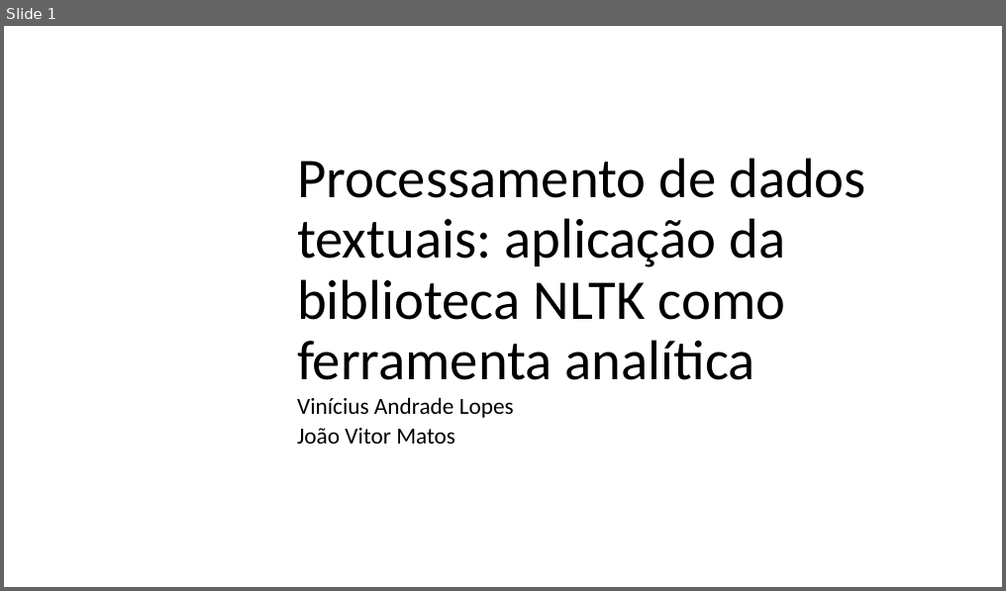
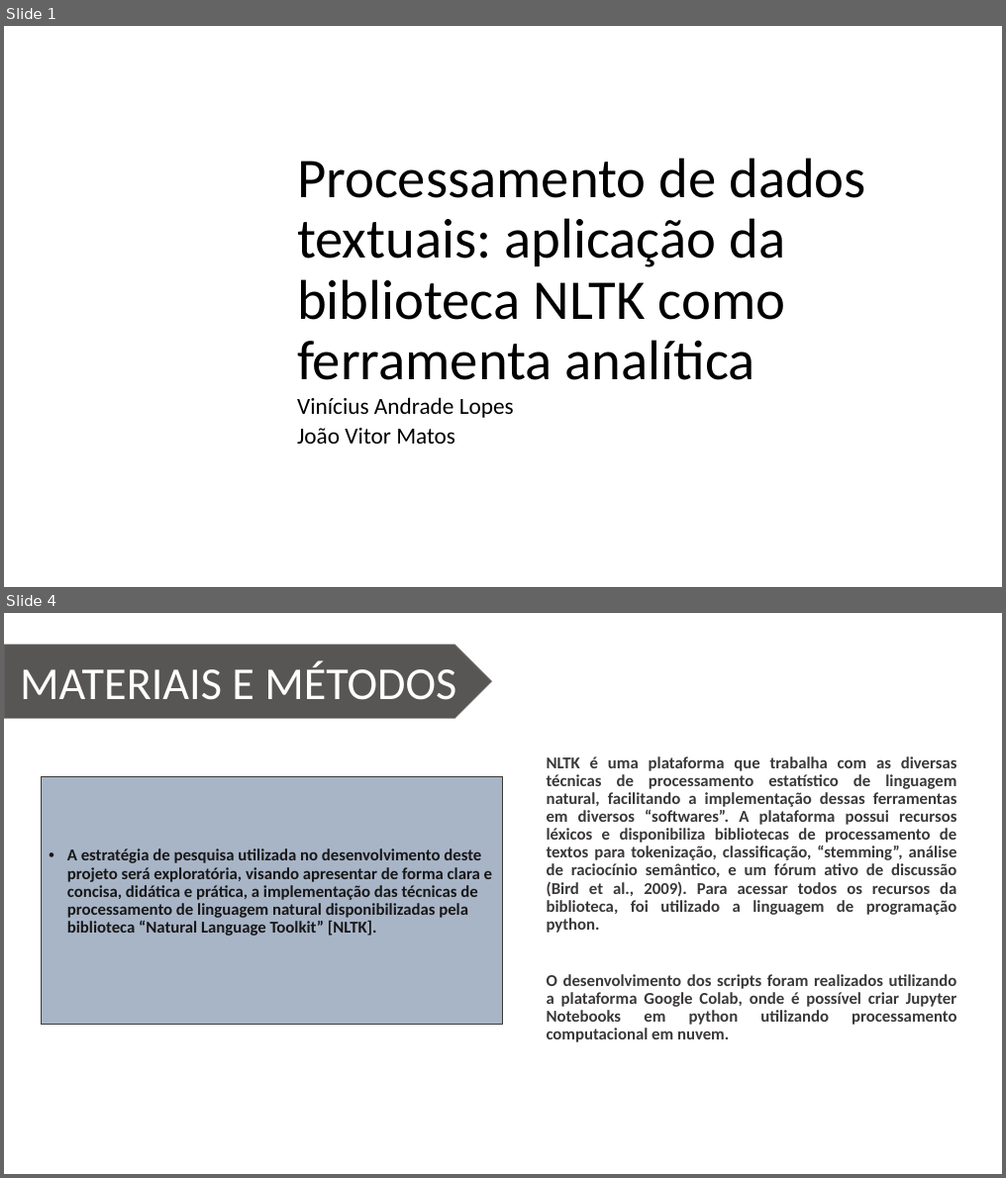
Before and after one commit to Wiryco/Natural-Language-Analysis-And-Processing, a slide deck: Apresentação TCC - Vinícius Andrade Lopes.pptx. Shown one above the other, each under a label of ours: slide 1 before the commit, slides 1 and 4 after it; the slides between them are not shown. The pictures are 1006x591 and 1006x1178 pixels, drawn with LibreOffice and Linux fonts; fonts in the diff are those of the drawing; background and template pictures are left out. Boxes give left, top, right and bottom in pixels: in the first picture for what was removed or moved away, otherwise in the second. Text is boxed around its words. In the diff, an @@ line names an element or a change of style, - is before the commit and + after.

```diff
--- a/Apresentação TCC - Vinícius Andrade Lopes.pptx
+++ b/Apresentação TCC - Vinícius Andrade Lopes.pptx
@@ slide 4 added at (4,613,1002,1174), background picture (left out) @@
@@ pentagon arrow added at (4,645,492,719), fill #3B3838 at 85% opacity, outline #A5A5A5 0.5 pt, 44 pt, text #FFFFFF @@
+MATERIAIS E MÉTODOS
@@ text added at (547,757,957,1043), 16 pt, text #3B3838, bold @@
+NLTK é uma plataforma que trabalha com as diversas técnicas de processamento estatístico de linguagem natural, facilitando a implementação dessas ferramentas em diversos “softwares”. A plataforma possui recursos léxicos e disponibiliza bibliotecas de processamento de textos para tokenização, classificação, “stemming”, análise de raciocínio semântico, e um fórum ativo de discussão (Bird et al., 2009). Para acessar todos os recursos da biblioteca, foi utilizado a linguagem de programação python.
+O desenvolvimento dos scripts foram realizados utilizando a plataforma Google Colab, onde é possível criar Jupyter Notebooks em python utilizando processamento computacional em nuvem.
@@ rectangle added at (42,777,503,1025), fill #8497B0 at 70% opacity, outline #3B3838 1 pt, 16 pt, text #181717, bold @@
+• A estratégia de pesquisa utilizada no desenvolvimento deste projeto será exploratória, visando apresentar de forma clara e concisa, didática e prática, a implementação das técnicas de processamento de linguagem natural disponibilizadas pela biblioteca “Natural Language Toolkit” [NLTK].
```
Also in this commit, not shown: 2 slides changed, 2 other slides added.
